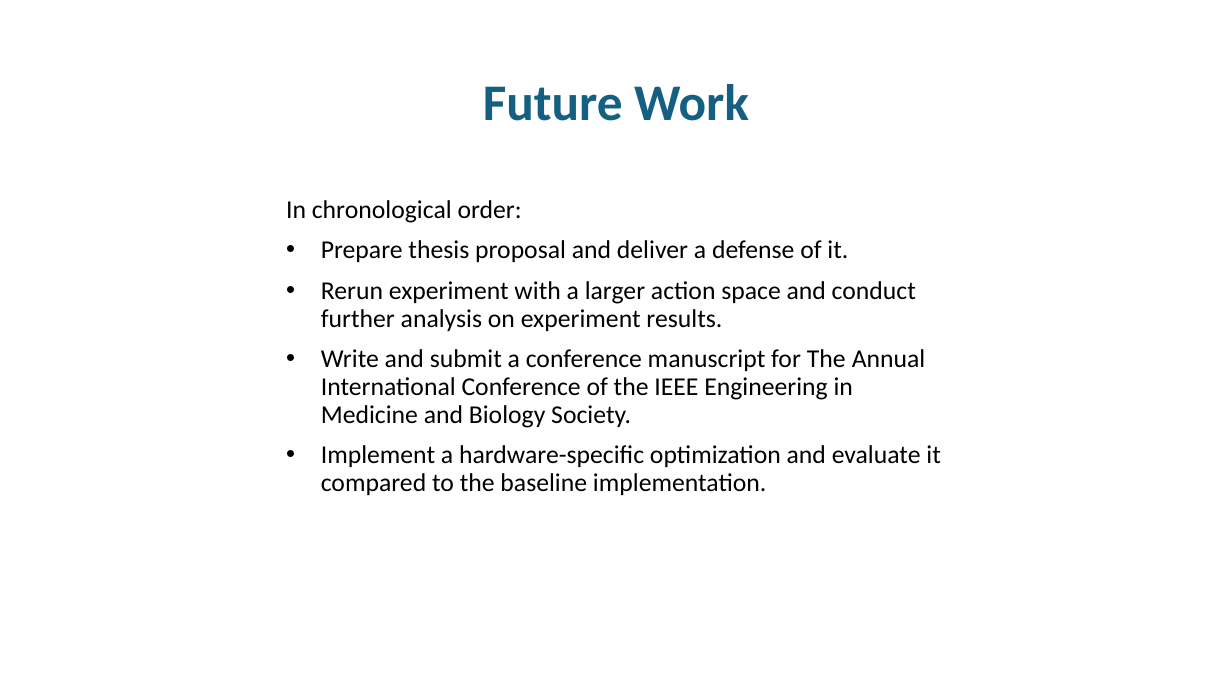
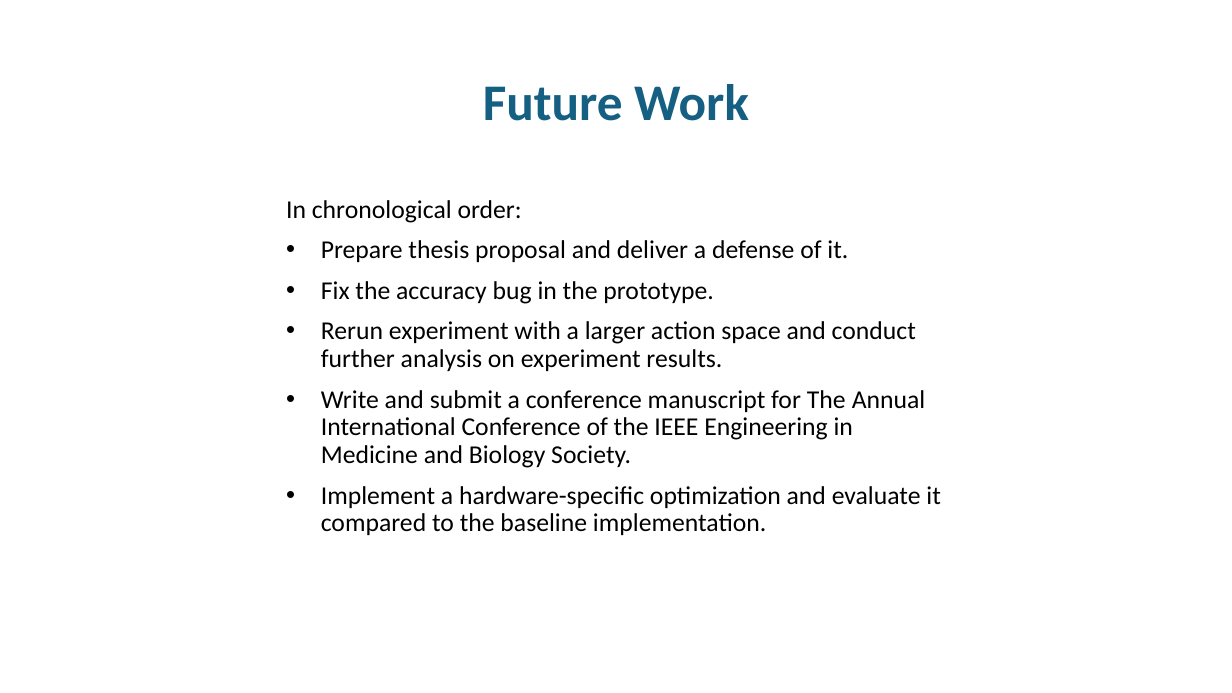
Before and after one commit to thesixtium/gru-hardware-implementation-and-optimization, a slide deck: slide 11 of Design Demonstration.pptx. Drawn at 1232x693 pixels with LibreOffice and Linux fonts; fonts in the diff are those of the drawing; background and template pictures are left out. Boxes give left, top, right and bottom in pixels: in the first picture for what was removed or moved away, otherwise in the second. Text is boxed around its words. In the diff, an @@ line names an element or a change of style, - is before the commit and + after.

```diff
--- a/Design Demonstration.pptx
+++ b/Design Demonstration.pptx
@@ text at (321,281,714,304): paragraph added @@
+• Fix the accuracy bug in the prototype.
```
Also in this commit, not shown: 1 other slide changed, 19 other files.
